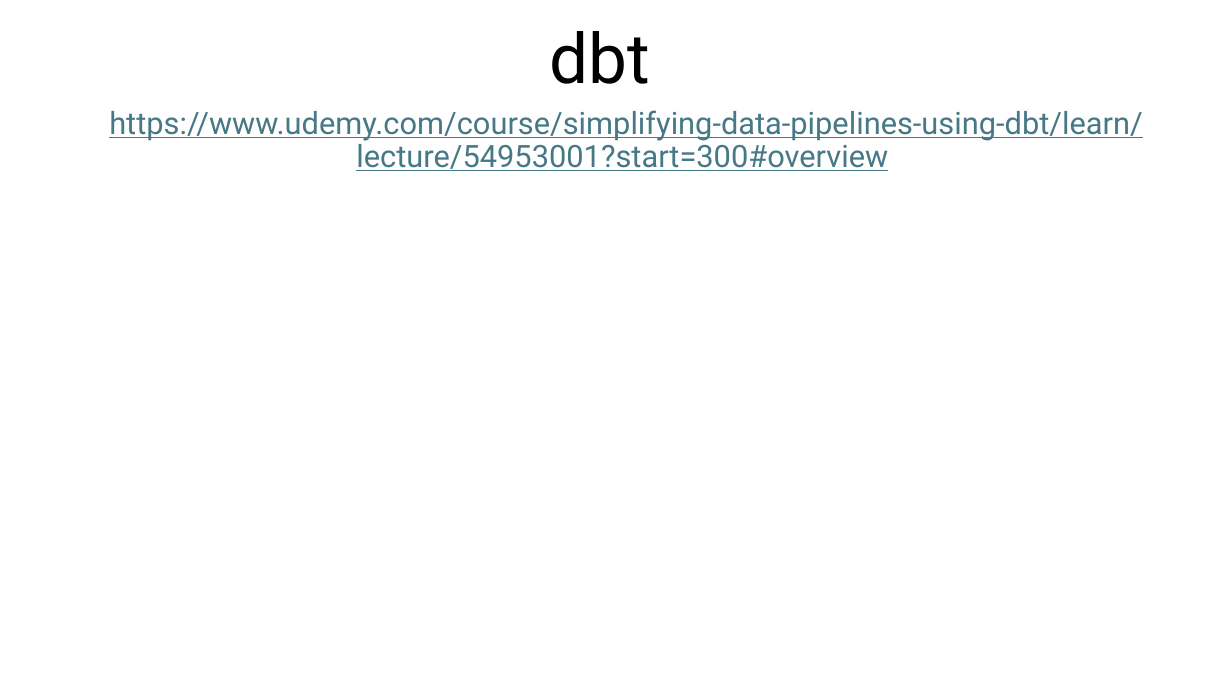
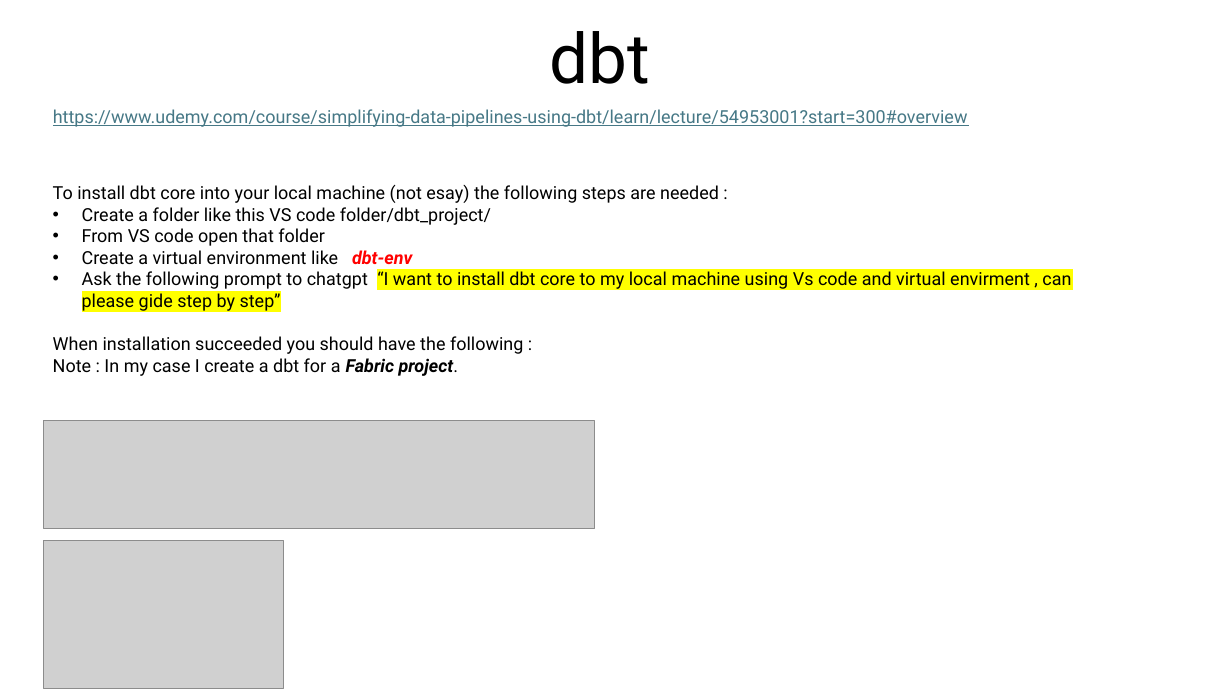
Before and after one commit to Coulio01/Documents, a slide deck: slide 1 of dbt/dbt.pptx. Drawn at 1232x693 pixels with LibreOffice and Linux fonts; fonts in the diff are those of the drawing; grey boxes stand for pictures. Boxes give left, top, right and bottom in pixels: in the first picture for what was removed or moved away, otherwise in the second. Text is boxed around its words. In the diff, an @@ line names an element or a change of style, - is before the commit and + after.

```diff
--- a/dbt/dbt.pptx
+++ b/dbt/dbt.pptx
@@ subtitle "https://www.udemy.com/course/simplifying-data-pipelines-usin ..." at [53, 109, 968, 372]: size 24 to 14 pt; alignment centre to left @@
@@ text added at [53, 185, 1071, 376], 14 pt, text #000000 @@
+To install dbt core into your local machine (not esay) the following steps are needed :
+• Create a folder like this VS code folder/dbt_project/
+• From VS code open that folder
+• Create a virtual environment like dbt-env
+• Ask the following prompt to chatgpt “I want to install dbt core to my local machine using Vs code and virtual envirment , can please gide step by step”
+When installation succeeded you should have the following :
+Note : In my case I create a dbt for a Fabric project.
@@ picture added at [43, 421, 595, 530] @@
@@ picture added at [43, 541, 283, 689] @@
```
Also in this commit, not shown: 1 other file.
